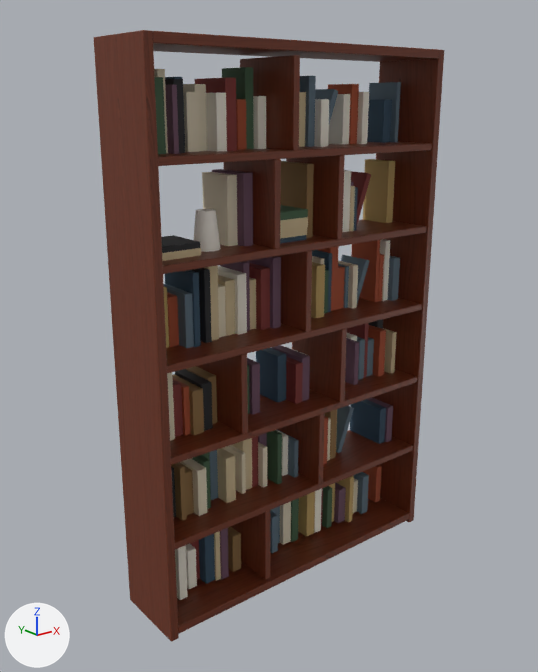
The glTF model models/shelf-fina.glb: old version first, new version second.
One viewpoint serves both versions: a 50 mm camera at (-1.91, -2.28, 1.99) aimed at (-0.06, 0.04, 1.07). Lighting does not change. The marker at lower left points along +X, +Y and +Z. The picture after the commit comes second. Where no turn or scale is listed for an object, it has been applied to the vertices.

The first picture shows 'Mesh_0', 'decor', 'decor.001', 'decor.002', 'decor.003', 'decor.004', 'decor.005', 'decor.006', 'decor.007', 'decor.008', 'decor.009', 'decor.010', 'decor.011', 'decor.012'.
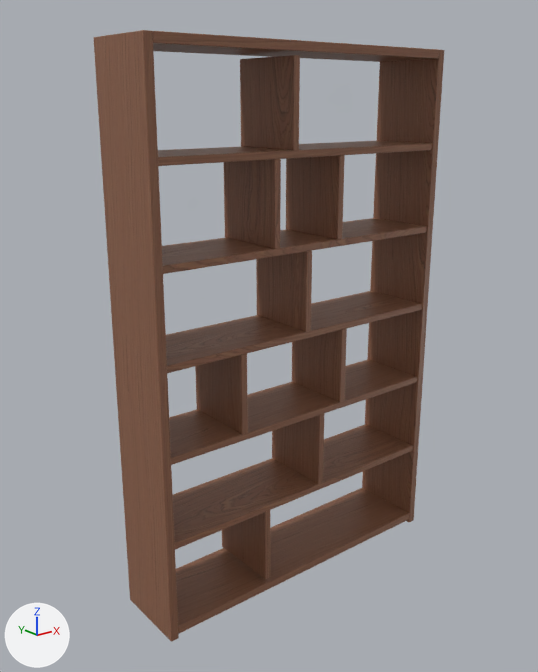
Location of each change, [x1, y1, x2, y2] in pixels of the pictures (538 x 672 px):
'Mesh_0', surface changed (lighter)
    both: [94, 30, 444, 642]
'decor.009', deleted
    before: [154, 69, 358, 545]
'decor.004', deleted
    before: [175, 92, 390, 600]
'decor.008', deleted
    before: [163, 76, 401, 553]
'decor.006', deleted
    before: [165, 85, 393, 579]
'decor.001', deleted
    before: [165, 77, 392, 584]
'decor.007', deleted
    before: [167, 84, 386, 502]
'decor.002', deleted
    before: [162, 92, 397, 581]
'decor.005', deleted
    before: [171, 161, 337, 572]
'decor', deleted (mostly hidden)
    before: [173, 78, 371, 580]
'decor.003', deleted
    before: [155, 67, 332, 542]
'decor.010', deleted
    before: [164, 159, 395, 536]
'decor.011', deleted
    before: [161, 79, 383, 517]
'decor.012', deleted
    before: [193, 209, 221, 252]

The change, as a list of edits to the scene's bpy script:
```text
Change mat_recycled_teak:
    where n2 = _N.new('ShaderNodeMix'); n2.name = 'Mix'
    n2.inputs[7].default_value: (0.332, 0.15, 0.0887, 1.0) -> (0.578, 0.604, 0.687, 1.0)  # 'B', brown #9c6c54 -> 'B', light grey #c8ccd8
Remove ob_decor:
    ob_decor = bpy.data.objects.new('decor', me_mesh_1)
    ob_decor.location = (-0.044, 0.05, 1.083)
Remove ob_decor_001:
    ob_decor_001 = bpy.data.objects.new('decor.001', me_mesh_2)
    ob_decor_001.location = (0.057, 0.036, 1.073)
Remove ob_decor_002:
    ob_decor_002 = bpy.data.objects.new('decor.002', me_mesh_3)
    ob_decor_002.location = (-0.004, 0.03, 1.05)
Remove ob_decor_003:
    ob_decor_003 = bpy.data.objects.new('decor.003', me_mesh_4)
    ob_decor_003.location = (-0.183, 0.029, 1.092)
Remove ob_decor_004:
    ob_decor_004 = bpy.data.objects.new('decor.004', me_mesh_5)
    ob_decor_004.location = (-0.019, 0.052, 1.052)
Remove ob_decor_005:
    ob_decor_005 = bpy.data.objects.new('decor.005', me_mesh_6)
    ob_decor_005.location = (-0.136, 0.052, 0.916)
Remove ob_decor_006:
    ob_decor_006 = bpy.data.objects.new('decor.006', me_mesh_7)
    ob_decor_006.location = (0.04, 0.05, 1.059)
Remove ob_decor_007:
    ob_decor_007 = bpy.data.objects.new('decor.007', me_mesh_8)
    ob_decor_007.location = (0.038, 0.055, 1.067)
Remove ob_decor_008:
    ob_decor_008 = bpy.data.objects.new('decor.008', me_mesh_9)
    ob_decor_008.location = (0.066, 0.05, 1.08)
Remove ob_decor_009:
    ob_decor_009 = bpy.data.objects.new('decor.009', me_mesh_10)
    ob_decor_009.location = (-0.072, 0.051, 1.084)
Remove ob_decor_010:
    ob_decor_010 = bpy.data.objects.new('decor.010', me_mesh_11)
    ob_decor_010.location = (0.018, 0.05, 0.908)
Remove ob_decor_011:
    ob_decor_011 = bpy.data.objects.new('decor.011', me_mesh_12)
    ob_decor_011.location = (-0.018, 0.033, 1.244)
Remove ob_decor_012:
    ob_decor_012 = bpy.data.objects.new('decor.012', me_mesh_13)
    ob_decor_012.location = (-0.057, 0.0, 1.195)
```
